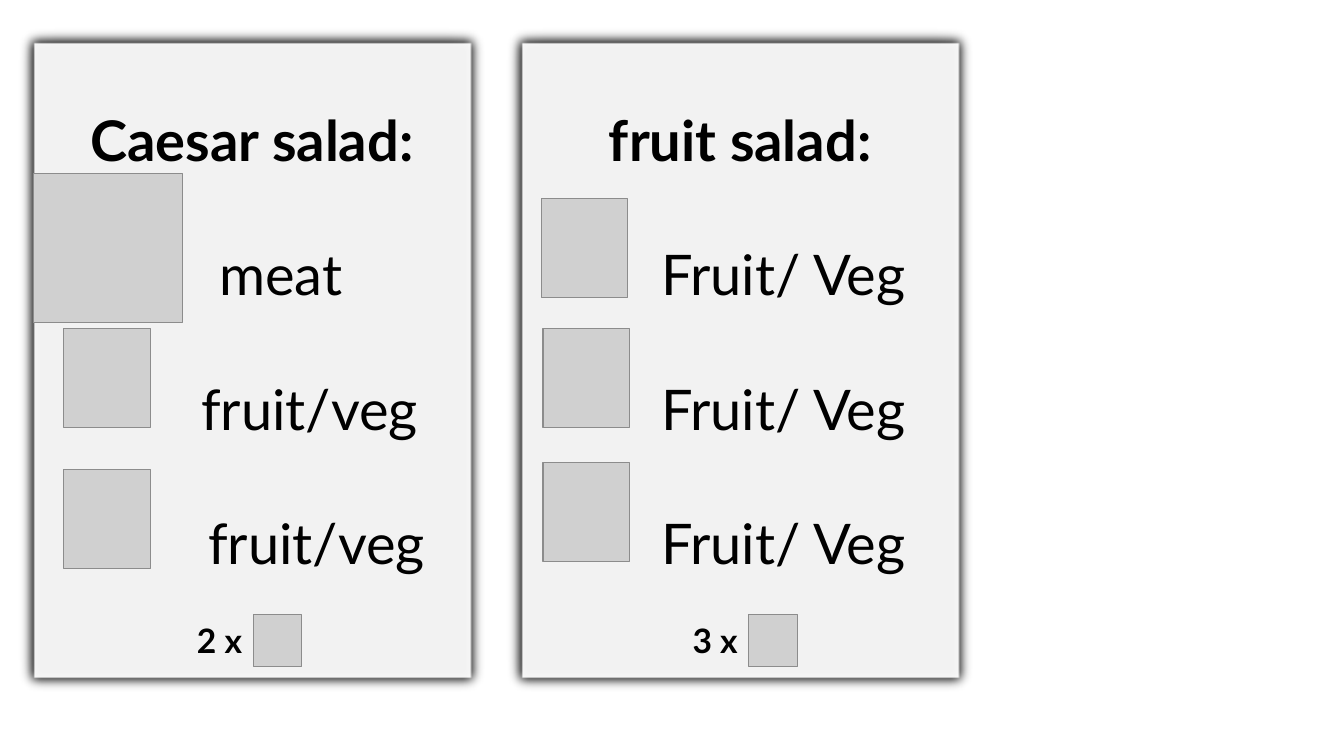
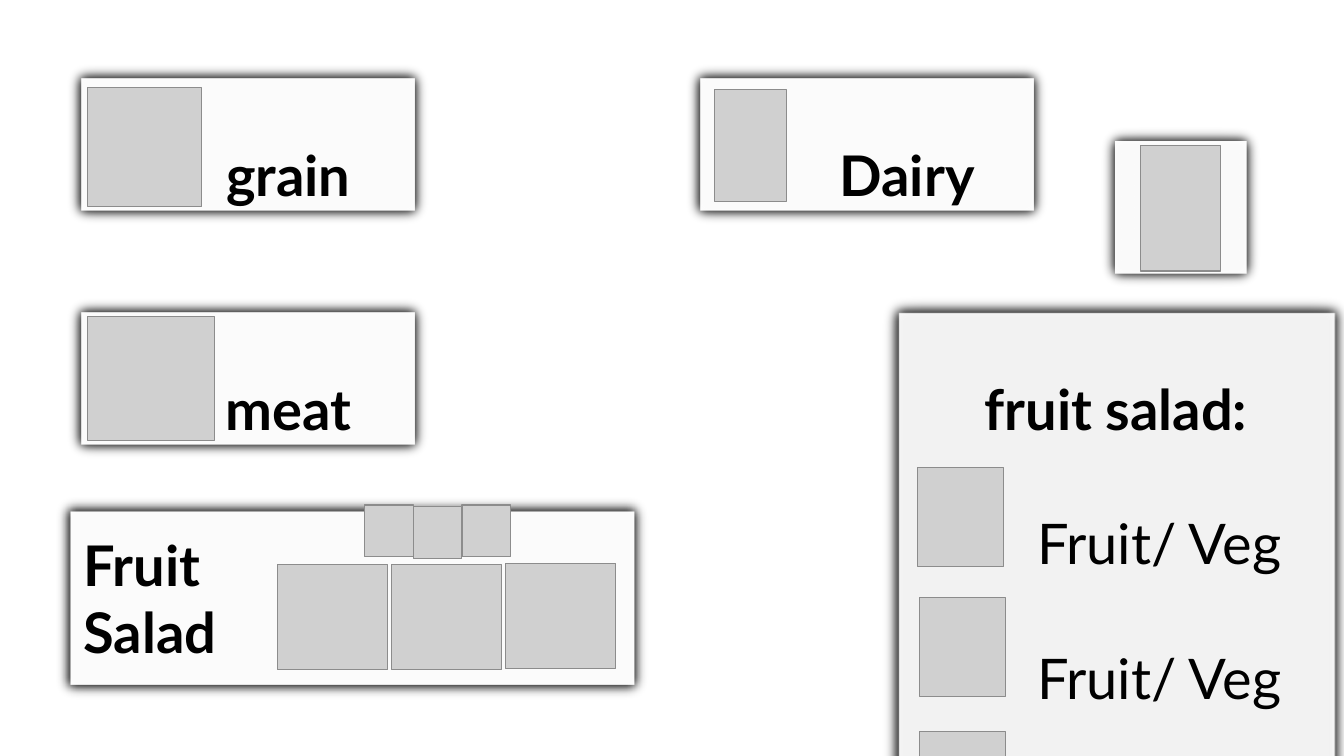
Before and after one commit to EdenBD/TheBidderChef, a slide deck: slide 12 of Assets/Sprites/reciepts_format.pptx (slide 1 before the commit). Drawn at 1344x756 pixels with LibreOffice and Linux fonts; fonts in the diff are those of the drawing; grey boxes stand for pictures; background and template pictures are left out. Boxes give left, top, right and bottom in pixels: in the first picture for what was removed or moved away, otherwise in the second. Text is boxed around its words. In the diff, an @@ line names an element or a change of style, - is before the commit and + after.

```diff
--- a/Assets/Sprites/reciepts_format.pptx
+++ b/Assets/Sprites/reciepts_format.pptx
@@ rectangle removed at [24, 33, 480, 687] @@
-Caesar salad:
-meat
-fruit/veg
-fruit/veg
@@ rectangle added at [72, 69, 424, 220], fill #FBFBFB, outline #000000 14 pt, 40 pt, text #000000, bold @@
+grain
@@ picture added at [88, 88, 202, 207] @@
@@ rectangle added at [691, 69, 1044, 220], fill #FBFBFB, outline #000000 14 pt, 40 pt, text #000000, bold @@
+Dairy
@@ picture added at [715, 90, 786, 202] @@
@@ rectangle added at [1105, 131, 1256, 282], fill #FBFBFB, outline #000000 14 pt @@
@@ picture added at [1140, 145, 1221, 270] @@
@@ rectangle added at [72, 302, 424, 454], fill #FBFBFB, outline #000000 14 pt, 40 pt, text #000000, bold @@
+meat
@@ picture: place and size @@
-picture at [33, 173, 182, 323]
+picture at [88, 317, 214, 440]
@@ rectangle "fruit salad:": place and size @@
-rectangle "fruit salad:" at [512, 33, 968, 687]
+rectangle "fruit salad:" at [888, 302, 1344, 756]
@@ picture: place and size @@
-picture at [64, 329, 150, 427]
+picture at [918, 468, 1004, 567]
@@ rectangle added at [60, 501, 643, 694], fill #FBFBFB, outline #000000 14 pt, 40 pt, text #000000, bold @@
+Fruit
+Salad
@@ picture: place and size @@
-picture at [253, 615, 301, 667]
+picture at [364, 505, 412, 558]
@@ picture added at [413, 506, 462, 559] @@
@@ picture: place and size @@
-picture at [749, 614, 798, 666]
+picture at [462, 505, 510, 558]
@@ picture added at [277, 565, 388, 669] @@
@@ picture: place and size @@
-picture at [543, 329, 630, 427]
+picture at [391, 565, 502, 669]
@@ picture: place and size @@
-picture at [543, 463, 630, 562]
+picture at [505, 564, 616, 668]
@@ picture: place and size @@
-picture at [64, 470, 150, 569]
+picture at [920, 598, 1006, 697]
@@ text removed at [197, 628, 243, 653] @@
-2 x
@@ text removed at [693, 628, 738, 654] @@
-3 x
@@ picture: place and size @@
-picture at [541, 199, 628, 297]
+picture at [920, 732, 1006, 756]
```
Also in this commit, not shown: 1 other slide changed, 1 slide added, 23 other files.
